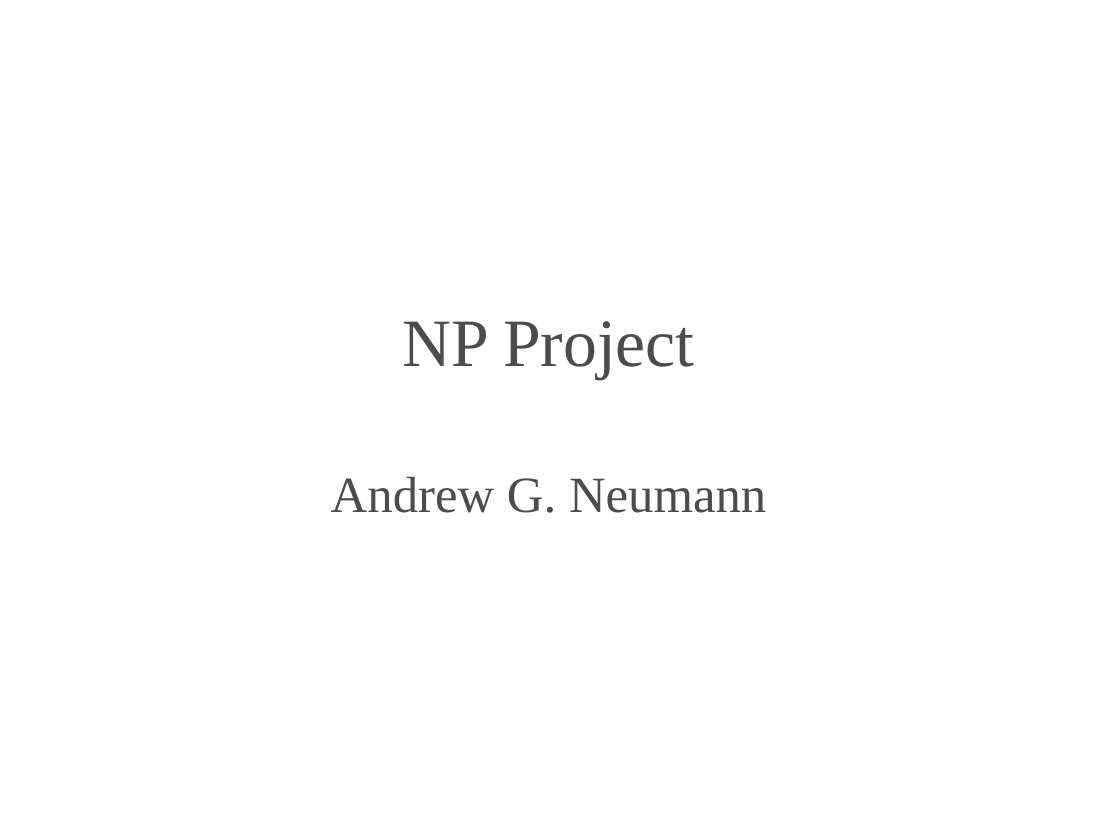
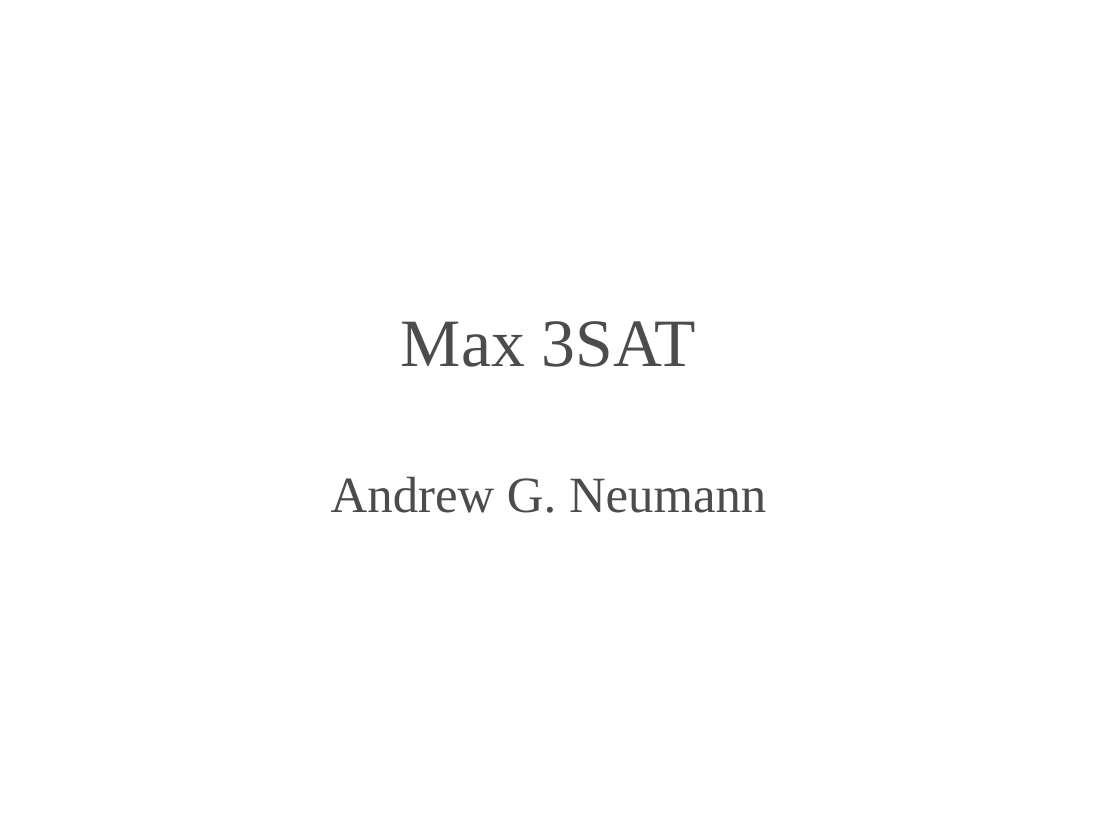
Before and after one commit to neuma2ag/np, a slide deck: slide 1 of np.odp. Drawn at 1120x840 pixels with LibreOffice and Linux fonts; fonts in the diff are those of the drawing; background and template pictures are left out. Boxes give left, top, right and bottom in pixels: in the first picture for what was removed or moved away, otherwise in the second. Text is boxed around its words. In the diff, an @@ line names an element or a change of style, - is before the commit and + after.

```diff
--- a/np.odp
+++ b/np.odp
@@ title at (331, 321, 766, 513): text changed @@
-NP Project
-Andrew G. Neumann
+Max 3SAT
+Andrew G. Neumann
```
Also in this commit, not shown: 7 other slides changed, 4 slides added, 1 slide removed, 10 other files.
